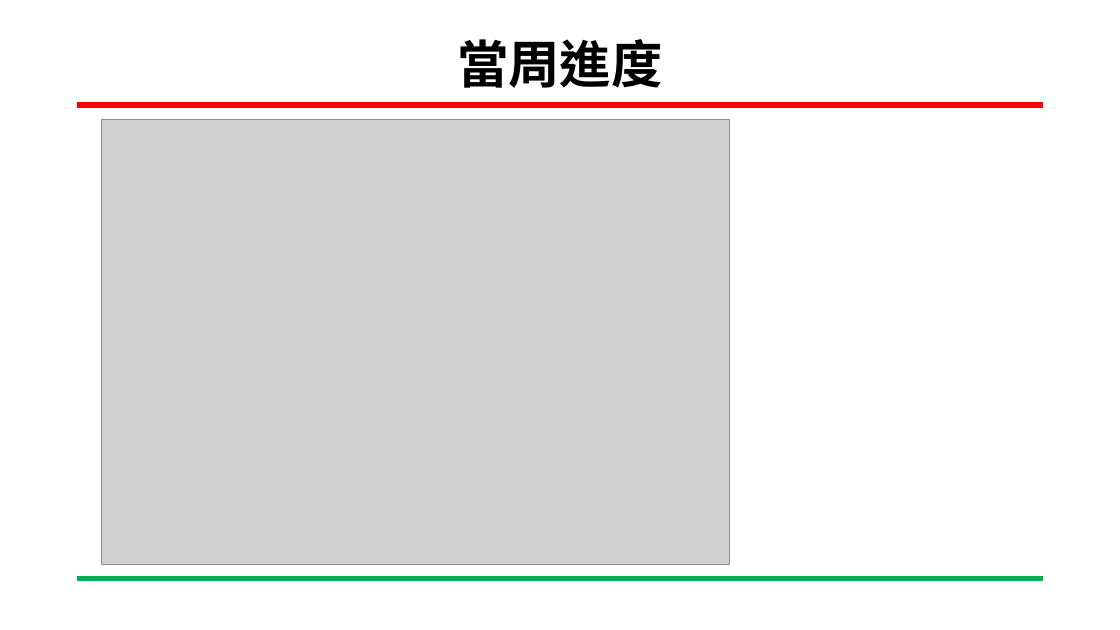
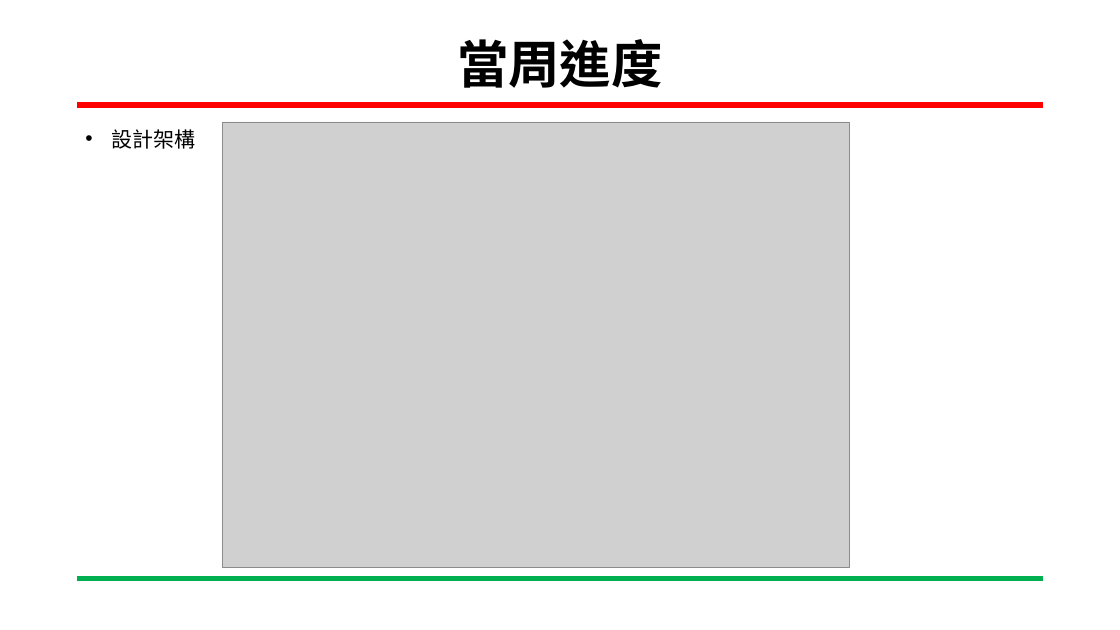
Before and after one commit to Sapphire1002/Embbeded, a slide deck: slide 8 of 嵌入式影像處理_0514.pptx (slide 7 before the commit). Drawn at 1120x630 pixels with LibreOffice and Linux fonts; fonts in the diff are those of the drawing; grey boxes stand for pictures; background and template pictures are left out. Boxes give left, top, right and bottom in pixels: in the first picture for what was removed or moved away, otherwise in the second. Text is boxed around its words. In the diff, an @@ line names an element or a change of style, - is before the commit and + after.

```diff
--- a/嵌入式影像處理_0514.pptx
+++ b/嵌入式影像處理_0514.pptx
@@ text added at (112,129,196,149), 18 pt, text #000000 @@
+• 設計架構
@@ picture: place and size @@
-picture at (102,119,729,565)
+picture at (222,122,849,567)
```
Also in this commit, not shown: 2 other slides changed, 2 slides added, 1 other file.
